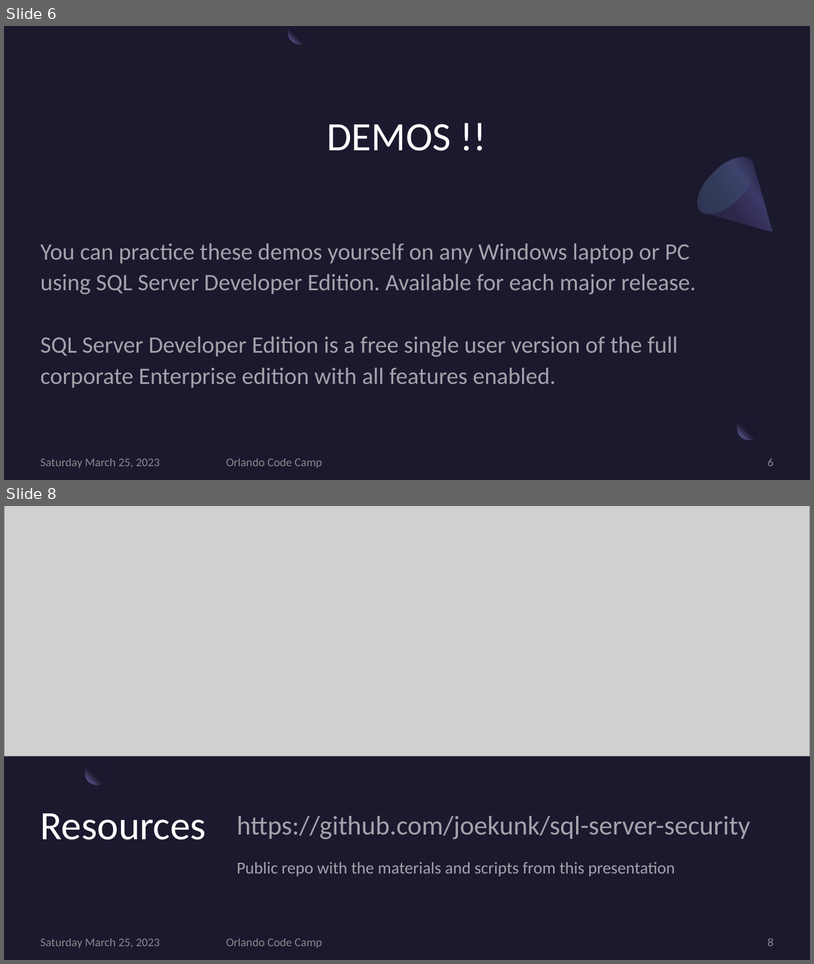
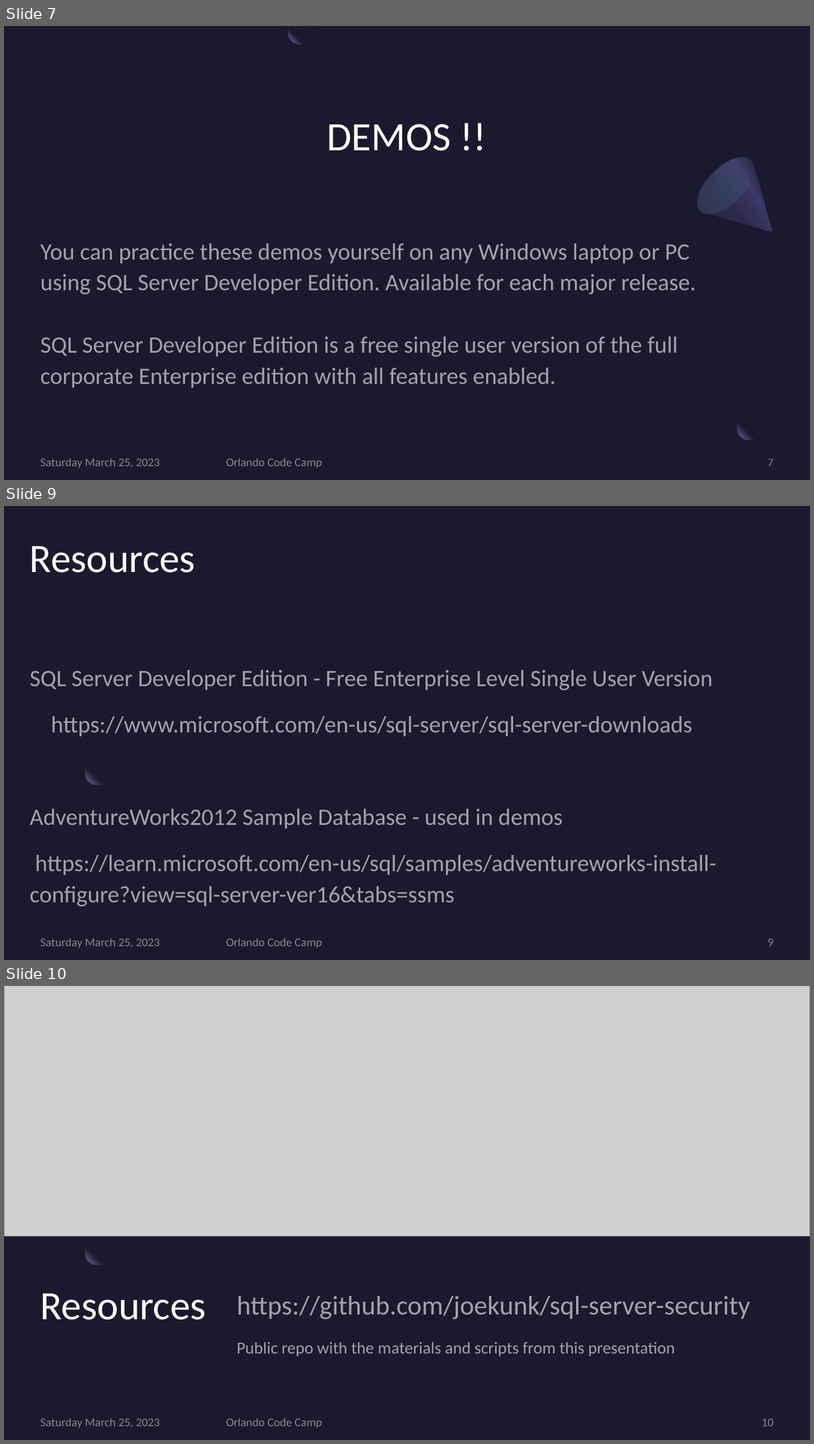
Before and after one commit to JoeKunk/SQL-Server-Security, a slide deck: 2023-03-Orlando/2023-03 SQL Server Security Orlando Version.pptx. Shown one above the other, each under a label of ours: slides 6 and 8 before the commit, slides 7, 9 and 10 after it; the slides between them are not shown. The pictures are 814x964 and 814x1444 pixels, drawn with LibreOffice and Linux fonts; fonts in the diff are those of the drawing; grey boxes stand for pictures. Boxes give left, top, right and bottom in pixels: in the first picture for what was removed or moved away, otherwise in the second. Text is boxed around its words. In the diff, an @@ line names an element or a change of style, - is before the commit and + after.

Commit message:
Ready for Orlando Code Camp 2023
Final updates

```diff
--- a/2023-03-Orlando/2023-03 SQL Server Security Orlando Version.pptx
+++ b/2023-03-Orlando/2023-03 SQL Server Security Orlando Version.pptx
@@ slide 9 added at [4, 506, 810, 960], background #1B192E; not listed: 1 template element that a slide beside it also shows @@
@@ title added at [30, 546, 195, 573], 48 pt, text #FFFFFF @@
+Resources
@@ text added at [30, 670, 717, 906], 28 pt, text #FFFFFF at 60% opacity @@
+SQL Server Developer Edition - Free Enterprise Level Single User Version
+https://www.microsoft.com/en-us/sql-server/sql-server-downloads
+AdventureWorks2012 Sample Database - used in demos
+https://learn.microsoft.com/en-us/sql/samples/adventureworks-install-configure?view=sql-server-ver16&tabs=ssms
@@ text added at [41, 938, 160, 948], 14 pt, text #A6A6A6 at 80% opacity @@
+Saturday March 25, 2023
@@ text added at [226, 938, 323, 948], 14 pt, text #A6A6A6 at 80% opacity @@
+Orlando Code Camp
@@ page number added at [768, 938, 774, 946], 14 pt, text #A6A6A6 at 80% opacity @@
+9
@@ what was slide 6 is now slide 7 @@
@@ page number at [768, 459, 774, 466]: text changed @@
-6
+7
@@ what was slide 8 is now slide 10 @@
@@ page number at [762, 1418, 774, 1426]: text changed @@
-8
+10
```
Also in this commit, not shown: 1 other slide added, 21 other files.
